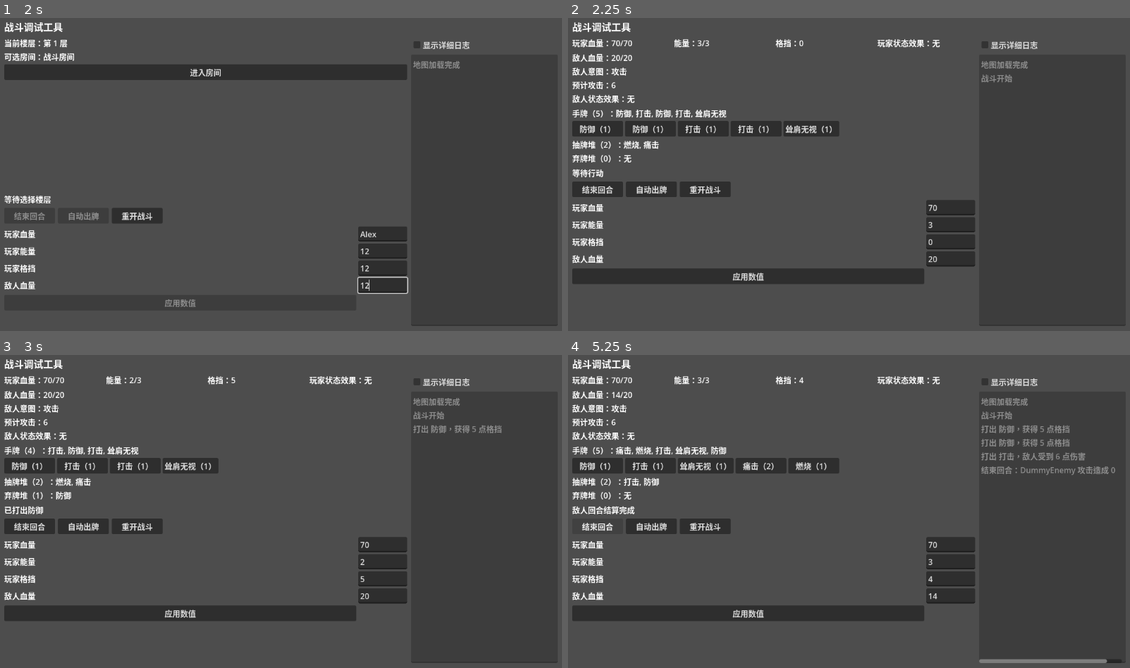
Above: before the commit, frames 1-4 (two rows, left to right).
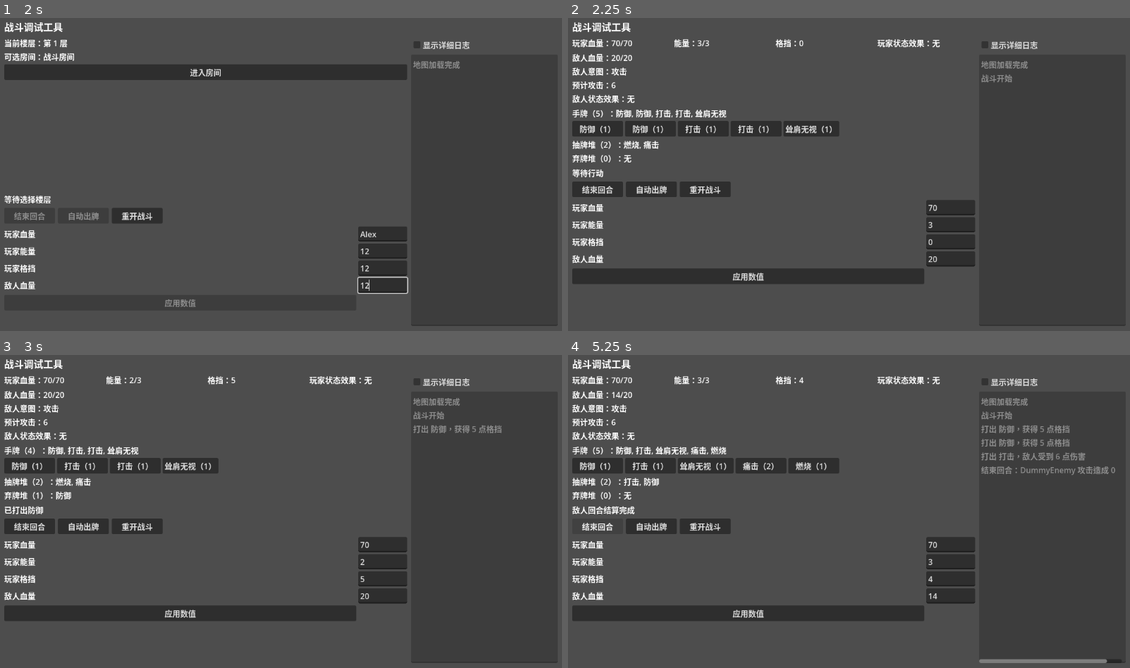
Above: after the commit, the same moments.

Repository: jxqxn/Godot-Game
Game: Godot game, scene res://scenes/stm/battle_debug_scene.tscn
Two runs of this game, one before a commit and one after it. Both use one fixed random seed, a clock stepped at 60 frames per second and the inputs below.
Inputs (mouse positions are in pixels of both pictures, inside the frame that each line leads up to):
- Up to frame 1 (2 s): click (382, 233) at 0.52 s; type "Alex" at 0.6 s; click (382, 249) at 0.75 s; type "12" at 0.83 s; click (382, 268) at 0.98 s; type "12" at 1.07 s; click (382, 284) at 1.27 s; type "12" at 1.35 s
- Up to frame 2 (2.25 s): click "进入房间" at 2 s
- Up to frame 3 (3 s): click "防御（1）" at 2.75 s
- Up to frame 4 (5.25 s): click "防御（1）" at 3.5 s; click "打击（1）" at 4.25 s; click "结束回合" at 5 s

Frame 1 is identical in both runs. In frame 2, less than 0.1% of the frame differs, in the area x 12-19%, y 29-32%; in frame 3, less than 0.1%; in frame 4, 0.3%, in the area x 8-29%, y 29-32%.

Commit message:
Fold battle debug priority fixes into main script

Diff:
--- a/scripts/stm/debug/battle_debug_scene.gd
+++ b/scripts/stm/debug/battle_debug_scene.gd
@@ -371,7 +371,7 @@
 		_refresh_display()
 		return
 	var targets: Array = []
-	if card != null and str(card.get("target_type")) == "enemy_select":
+	if _card_targets_enemy(card):
 		var target = _first_alive_enemy()
 		if target == null:
 			status_message = "没有可选敌人"
@@ -379,6 +379,8 @@
 			_refresh_display()
 			return
 		targets.append(target)
+	elif _card_targets_self(card):
+		targets.append(game_state.player)
 	var before_player := _player_snapshot()
 	var before_enemy_hp := _enemy_hp_value()
 	var result = combat.play_card(game_state, card, targets)
@@ -558,6 +560,7 @@
 	if hand_buttons_container == null:
 		return
 	for button_node in hand_buttons_container.get_children():
+		hand_buttons_container.remove_child(button_node)
 		button_node.queue_free()
 	if player == null or player.card_manager == null:
 		return
@@ -581,7 +584,9 @@
 		return false
 	if card != null and card.has_method("can_play") and not card.can_play(game_state):
 		return false
-	if card != null and str(card.get("target_type")) == "enemy_select" and _first_alive_enemy() == null:
+	if _card_targets_enemy(card) and _first_alive_enemy() == null:
+		return false
+	if _card_targets_self(card) and game_state.player == null:
 		return false
 	return true
 
@@ -667,6 +672,47 @@
 	return null
 
 
+func _card_targets_enemy(card) -> bool:
+	var target_kind := _card_target_kind(card)
+	return target_kind == "enemy" or target_kind == "all_enemies"
+
+
+func _card_targets_self(card) -> bool:
+	return _card_target_kind(card) == "self"
+
+
+func _card_target_kind(card) -> String:
+	if card == null:
+		return "none"
+	var raw_target = card.get("target_type")
+	if raw_target == null:
+		return "none"
+	if typeof(raw_target) == TYPE_INT:
+		match int(raw_target):
+			StmTypes.TargetType.SELF:
+				return "self"
+			StmTypes.TargetType.ENEMY:
+				return "enemy"
+			StmTypes.TargetType.ALL_ENEMIES:
+				return "all_enemies"
+			StmTypes.TargetType.ALL:
+				return "all"
+			_:
+				return "none"
+	var target_text := str(raw_target).to_lower()
+	match target_text:
+		"self", "targettype.self":
+			return "self"
+		"enemy", "enemy_select", "targettype.enemy":
+			return "enemy"
+		"all_enemies", "all_enemy", "targettype.all_enemies":
+			return "all_enemies"
+		"all", "targettype.all":
+			return "all"
+		_:
+			return "none"
+
+
 func _player_snapshot() -> Dictionary:
 	if game_state == null or game_state.player == null:
 		return {"hp": 0, "energy": 0, "block": 0}
@@ -708,7 +754,11 @@
 func _pile_text(title: String, pile_name: String) -> String:
 	if game_state == null or game_state.player == null:
 		return "%s（0）：无" % title
-	var pile = game_state.player.card_manager.get_pile(pile_name)
+	var pile: Array = []
+	if pile_name == "hand" and game_state.player.card_manager.has_method("get_hand_sorted_by_priority"):
+		pile = game_state.player.card_manager.get_hand_sorted_by_priority()
+	else:
+		pile = game_state.player.card_manager.get_pile(pile_name)
 	if pile.is_empty():
 		return "%s（0）：无" % title
 	var names := PackedStringArray()
